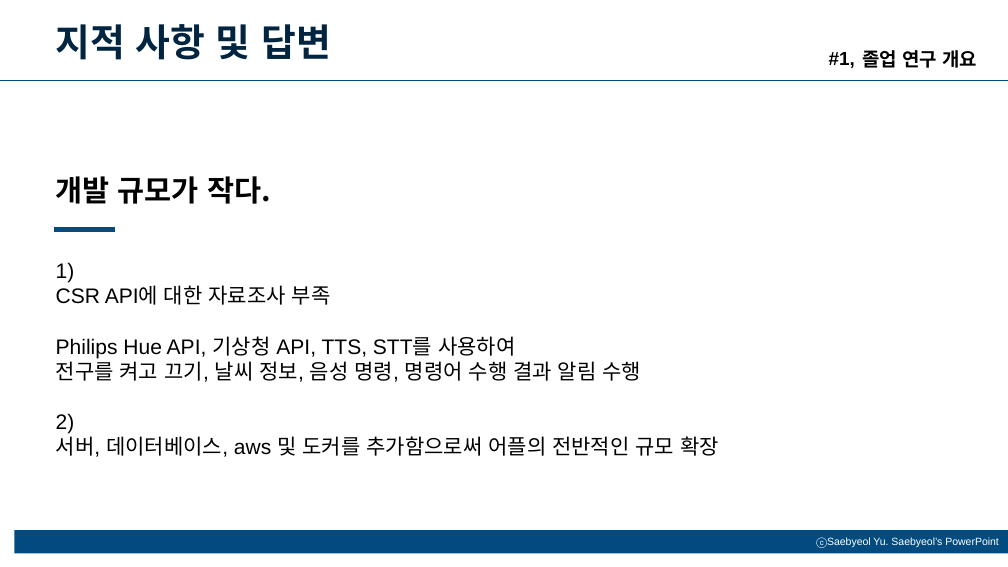
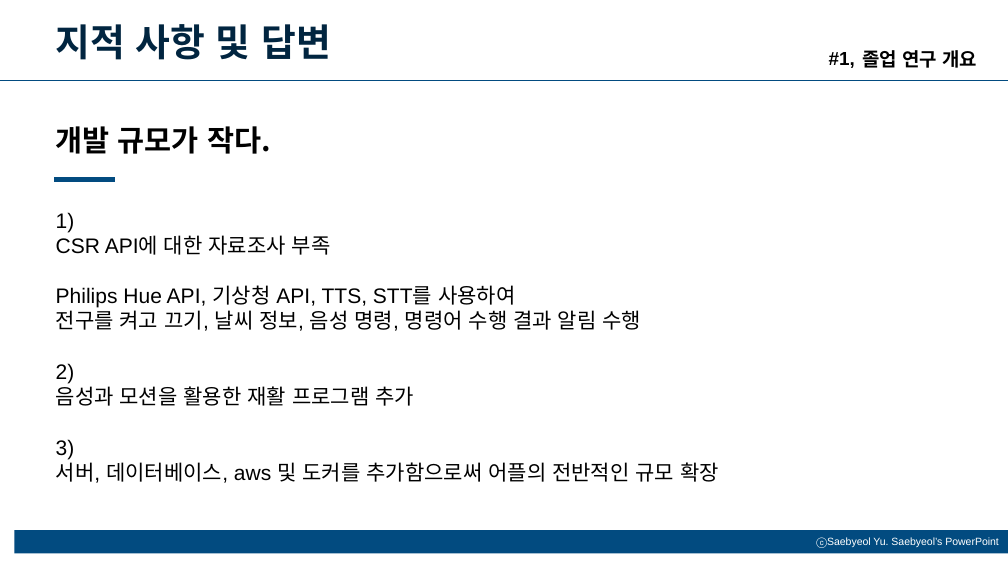
Before and after one commit to kpuce2022CD/Zinzara, a slide deck: slide 3 of document/Zinzara_종합설계_설계서(2차).pptx. Drawn at 1008x567 pixels with LibreOffice and Linux fonts; fonts in the diff are those of the drawing. Boxes give left, top, right and bottom in pixels: in the first picture for what was removed or moved away, otherwise in the second. Text is boxed around its words. In the diff, an @@ line names an element or a change of style, - is before the commit and + after.

Commit message:
2차 설계서 업데이트

```diff
--- a/document/Zinzara_종합설계_설계서(2차).pptx
+++ b/document/Zinzara_종합설계_설계서(2차).pptx
@@ text "개발 규모가 작다.": place and size @@
-text "개발 규모가 작다." at (56, 176, 271, 204)
+text "개발 규모가 작다." at (56, 126, 271, 154)
@@ line moved from (54, 230) - (115, 230) to (54, 179) - (115, 179) @@
@@ text "1)": place and size @@
-text "1)" at (56, 262, 719, 457)
+text "1)" at (56, 212, 719, 483)
@@ text at (56, 383, 414, 459): paragraphs added @@
+음성과 모션을 활용한 재활 프로그램 추가
+3)
```
Also in this commit, not shown: 4 other slides changed.
